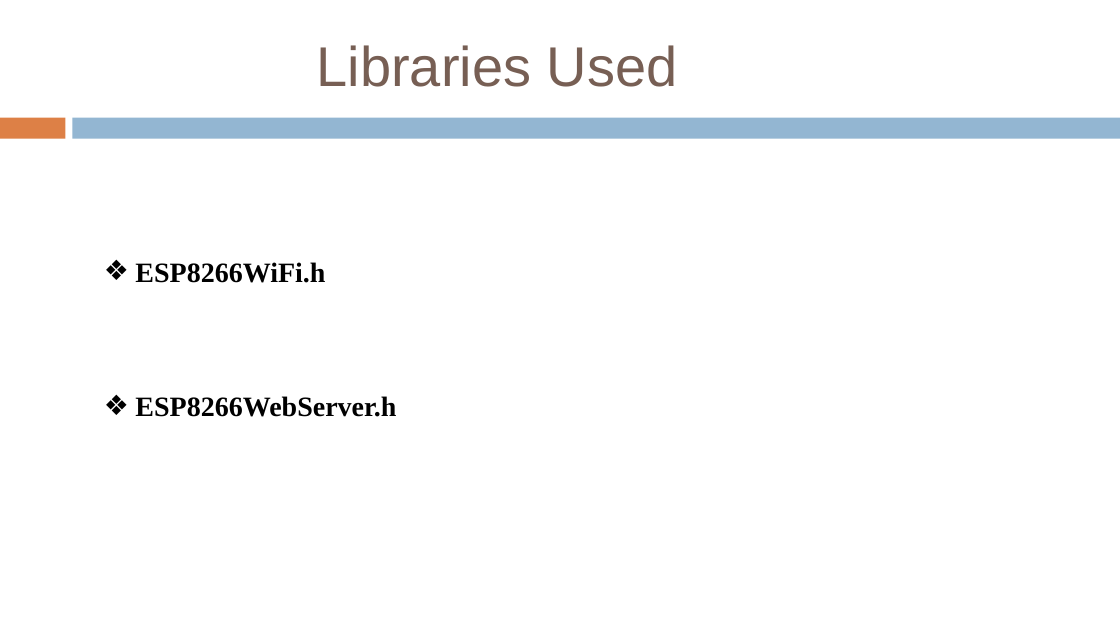
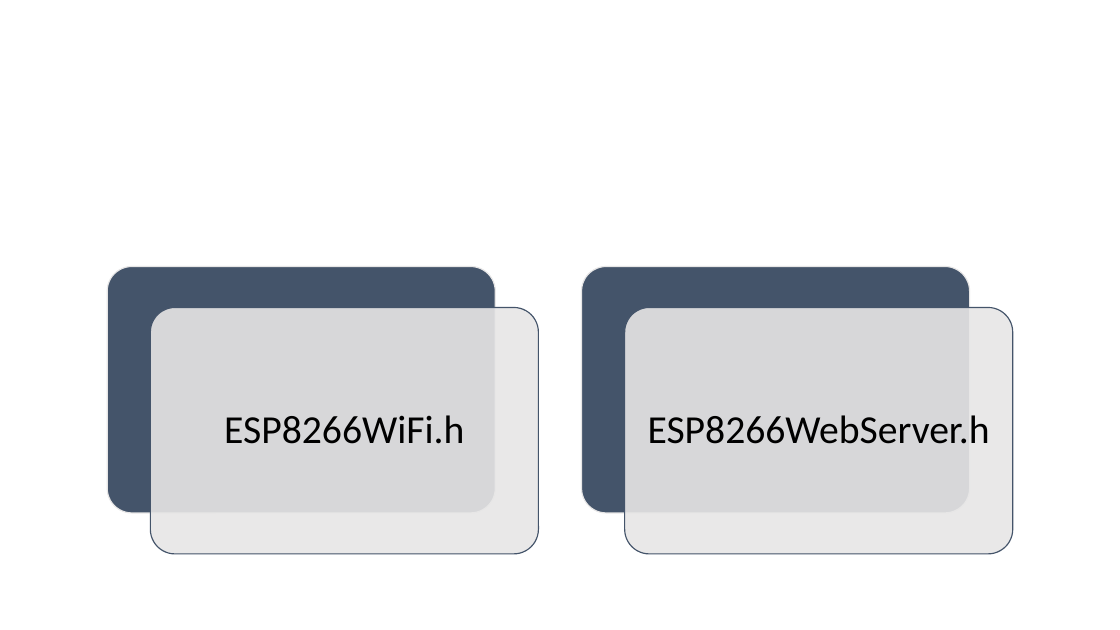
Before and after one commit to sudharsan2000/probot2020, a slide deck: slide 10 of Session PPTs/Seesion2 Node.pptx (slide 15 before the commit). Drawn at 1120x630 pixels with LibreOffice and Linux fonts; fonts in the diff are those of the drawing. Boxes give left, top, right and bottom in pixels: in the first picture for what was removed or moved away, otherwise in the second. Text is boxed around its words. In the diff, an @@ line names an element or a change of style, - is before the commit and + after.

```diff
--- a/Session PPTs/Seesion2 Node.pptx
+++ b/Session PPTs/Seesion2 Node.pptx
@@ title removed at (x1=317, y1=45, x2=678, y2=87) @@
-Libraries Used
@@ freeform shape removed at (x1=0, y1=118, x2=66, y2=139) @@
@@ freeform shape removed at (x1=72, y1=118, x2=1120, y2=139) @@
@@ text removed at (x1=135, y1=262, x2=396, y2=417) @@
-❖ ESP8266WiFi.h
-❖ ESP8266WebServer.h
@@ group added at (x1=108, y1=266, x2=1013, y2=554): 4 rounded rectangles, 2 texts @@
+ESP8266WiFi.h
+ESP8266WebServer.h
```
Also in this commit, not shown: 10 other slides changed, 13 slides added, 7 slides removed, 1 other file.
